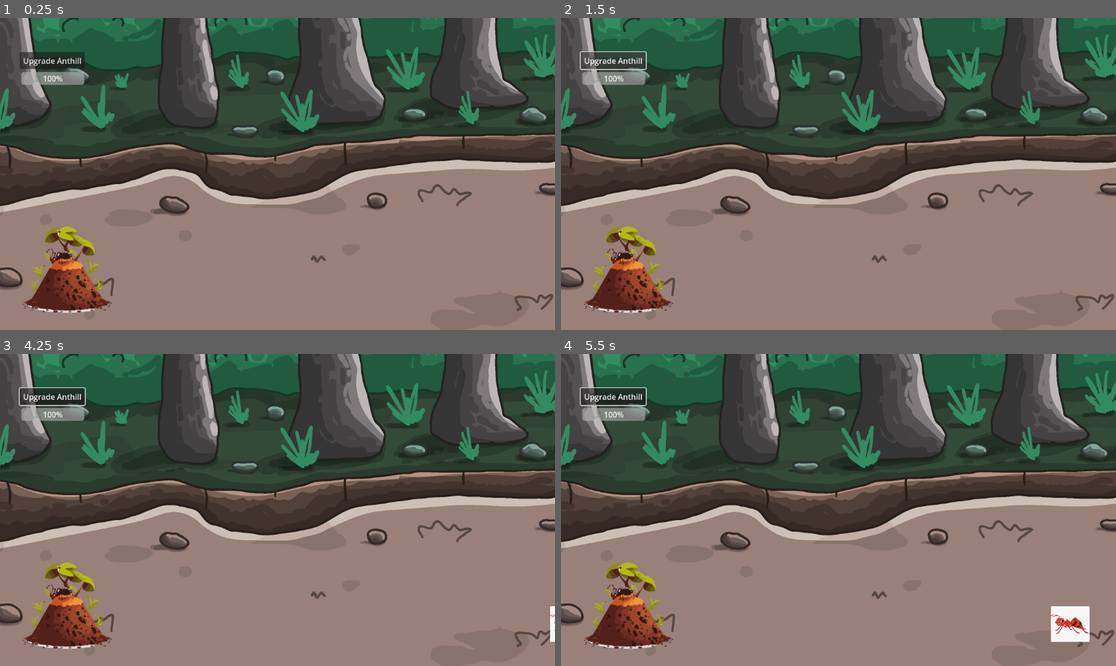
Above: before the commit, frames 1-4 (two rows, left to right).
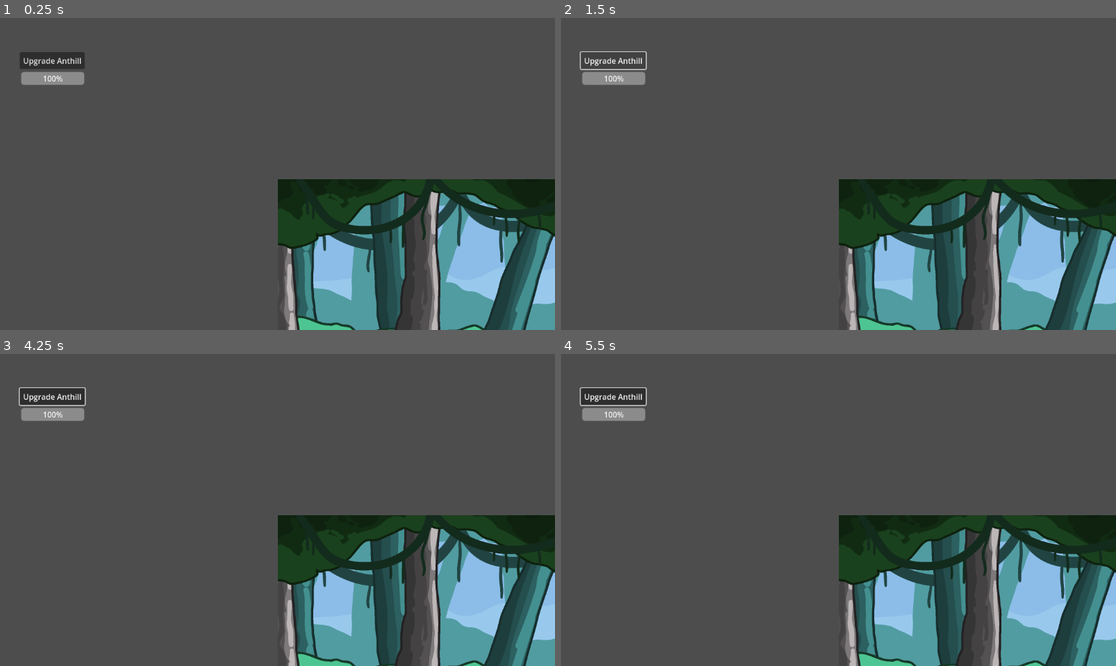
Above: after the commit, the same moments.

Repository: NMSU-Digital-Game-Design/game-jam-4-ant-game
Game: Godot game, scene res://Scenes/main.tscn
The game is run twice, just before and just after one commit, with the same random seed, the same clock (stepped at 60 frames per second) and the same inputs.
Inputs (mouse positions are in pixels of both pictures, inside the frame that each line leads up to):
- Up to frame 1 (0.25 s): no input
- Up to frame 2 (1.5 s): click "Upgrade Anthill" at 0.5 s; click "Upgrade Anthill" at 1.25 s
- Up to frame 3 (4.25 s): click "Upgrade Anthill" at 2 s; tap Enter at 2.75 s; move the mouse to (399, 494) at 2.77 s; click (399, 494) at 2.92 s; tap Space at 3.5 s; drag from (166, 525) to (66, 606) at 3.52 s
- Up to frame 4 (5.5 s): tap Enter at 4.25 s; move the mouse to (894, 441) at 4.27 s; click (894, 441) at 4.42 s; drag from (810, 572) to (672, 463) at 5.02 s

The runs differ from the first frame. In frame 1, 86% of the frame differs, in the area x 0-100%, y 0-100%; in frame 2, 86%; in frame 3, 86%; in frame 4, 86%.

Commit message:
camera update

Diff:
--- /dev/null
+++ b/Scenes/camera.gd
@@ -0,0 +1,73 @@
+extends Camera2D
+
+# Exported variables for easy tweaking in the inspector
+@export var scroll_speed: float = 200.0  # Pixels per second for edge scrolling
+@export var drag_speed: float = 1.0      # Multiplier for middle mouse drag speed
+@export var zoom_speed: float = 0.1      # How much to zoom per wheel tick
+@export var zoom_min: float = 0.5        # Minimum zoom level (e.g., zoomed out)
+@export var zoom_max: float = 2.0        # Maximum zoom level (e.g., zoomed in)
+@export var position_limits: Rect2 = Rect2(-1000, -1000, 2000, 2000)  # Camera position bounds (x, y, width, height)
+@export var starting_position: Vector2 = Vector2(0, 0)  # Initial camera position
+
+var is_dragging: bool = false
+var drag_start_pos: Vector2
+var camera_start_pos: Vector2
+
+func _ready() -> void:
+	# Set starting position
+	position = starting_position
+	# Ensure zoom starts at 1.0 (default)
+	zoom = Vector2(1.0, 1.0)
+
+func _process(delta: float) -> void:
+	# Edge scrolling
+	var viewport_size: Vector2 = get_viewport_rect().size
+	var mouse_pos: Vector2 = get_viewport().get_mouse_position()
+	var move_dir: Vector2 = Vector2.ZERO
+
+	# Check edges (adjust edge_margin as needed, e.g., 10 pixels from edge)
+	var edge_margin: float = 10.0
+	if mouse_pos.x < edge_margin:
+		move_dir.x = -1
+	elif mouse_pos.x > viewport_size.x - edge_margin:
+		move_dir.x = 1
+	if mouse_pos.y < edge_margin:
+		move_dir.y = -1
+	elif mouse_pos.y > viewport_size.y - edge_margin:
+		move_dir.y = 1
+
+	if move_dir != Vector2.ZERO:
+		position += move_dir.normalized() * scroll_speed * delta / zoom.x  # Adjust speed based on zoom
+
+	# Clamp position after any movement
+	clamp_position()
+
+func _input(event: InputEvent) -> void:
+	# Zoom with mouse wheel
+	if event is InputEventMouseButton:
+		if event.button_index == MOUSE_BUTTON_WHEEL_UP and event.pressed:
+			zoom -= Vector2(zoom_speed, zoom_speed)
+			zoom = zoom.clamp(Vector2(zoom_min, zoom_min), Vector2(zoom_max, zoom_max))
+		elif event.button_index == MOUSE_BUTTON_WHEEL_DOWN and event.pressed:
+			zoom += Vector2(zoom_speed, zoom_speed)
+			zoom = zoom.clamp(Vector2(zoom_min, zoom_min), Vector2(zoom_max, zoom_max))
+
+		# Middle mouse button drag
+		elif event.button_index == MOUSE_BUTTON_MIDDLE:
+			if event.pressed:
+				is_dragging = true
+				drag_start_pos = event.position
+				camera_start_pos = position
+			else:
+				is_dragging = false
+
+	# Handle drag motion
+	elif event is InputEventMouseMotion and is_dragging:
+		var drag_delta: Vector2 = (drag_start_pos - event.position) / zoom.x * drag_speed
+		position = camera_start_pos + drag_delta
+		clamp_position()
+
+func clamp_position() -> void:
+	# Clamp camera position within limits
+	position.x = clamp(position.x, position_limits.position.x, position_limits.position.x + position_limits.size.x)
+	position.y = clamp(position.y, position_limits.position.y, position_limits.position.y + position_limits.size.y)
--- a/Scenes/main.tscn
+++ b/Scenes/main.tscn
@@ -1,21 +1,21 @@
 [gd_scene load_steps=5 format=3 uid="uid://c3nbqofblpkr"]
 
 [ext_resource type="Texture2D" uid="uid://2x8u7pq0kfq" path="res://Assets/Backgrounds/game_background_3.png" id="1_jjvhh"]
-[ext_resource type="PackedScene" uid="uid://bfab40echk0f8" path="res://Scenes/camera_manager.tscn" id="2_kry3j"]
 [ext_resource type="PackedScene" uid="uid://crpil0a0r2k8q" path="res://Scenes/ant_hill.tscn" id="3_21xkr"]
 [ext_resource type="PackedScene" uid="uid://bnwfin6b0qhio" path="res://Scenes/enemy_ant.tscn" id="4_6bp64"]
+[ext_resource type="Script" uid="uid://di43sbogcxnqb" path="res://Scenes/camera.gd" id="4_jjvhh"]
 
-[node name="area1" type="Node2D"]
+[node name="main" type="Node2D"]
 
 [node name="Sprite2D" type="Sprite2D" parent="."]
 position = Vector2(1921, 1091)
 texture = ExtResource("1_jjvhh")
-
-[node name="camera_manager" parent="." instance=ExtResource("2_kry3j")]
-position = Vector2(864, 736)
 
 [node name="PlayerAnthill" parent="." instance=ExtResource("3_21xkr")]
 position = Vector2(248, 392)
 
 [node name="EnemyAnt" parent="." instance=ExtResource("4_6bp64")]
 position = Vector2(1280, 696)
+
+[node name="Camera2D" type="Camera2D" parent="."]
+script = ExtResource("4_jjvhh")
Not shown, added: Scenes/camera.gd.uid
